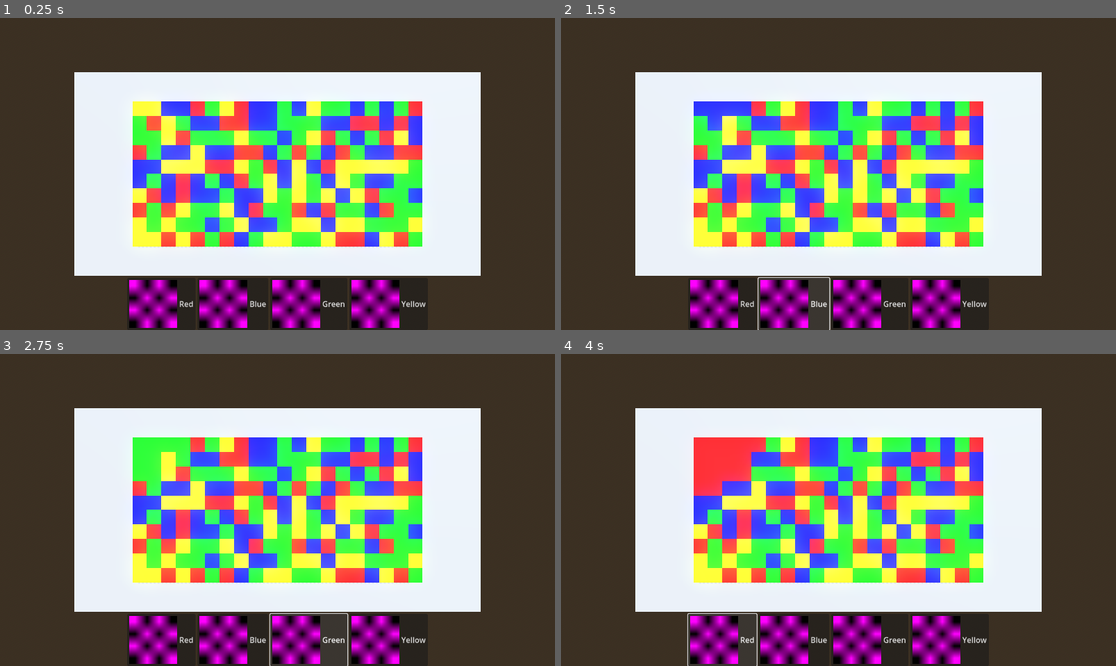
Above: before the commit, frames 1-4 (two rows, left to right).
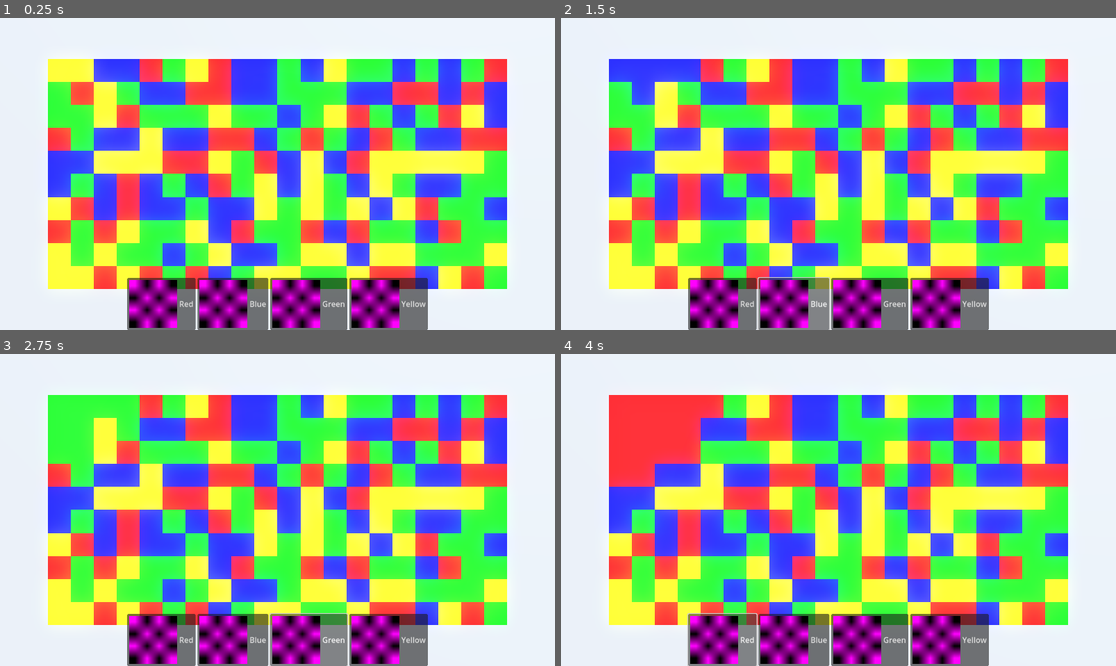
Above: after the commit, the same moments.

Repository: jarmibe7/FloodChess
Game: Godot game, scene res://scenes/levels/main_scene.tscn
Same seed, same stepped clock (60 frames per second), same inputs: the game is played once before the commit and once after it.
Inputs:
- Up to frame 1 (0.25 s): no input
- Up to frame 2 (1.5 s): click "Red" at 0.5 s; click "Blue" at 1.25 s
- Up to frame 3 (2.75 s): click "Green" at 2 s
- Up to frame 4 (4 s): click "Yellow" at 2.75 s; click "Red" at 3.5 s

The runs differ from the first frame. In frame 1, 90% of the frame differs, in the area x 0-100%, y 0-100%; in frame 2, 89%; in frame 3, 89%; in frame 4, 90%.

Commit message:
Orthographic camera

Diff:
--- a/scenes/levels/main_scene.tscn
+++ b/scenes/levels/main_scene.tscn
@@ -35,6 +35,8 @@
 
 [node name="Camera" type="Camera3D" parent="."]
 transform = Transform3D(1, 0, 0, 0, -4.37114e-08, 1, 0, -1, -4.37114e-08, 0, 15, 0)
+projection = 1
+size = 13.605
 
 [node name="Board" parent="." instance=ExtResource("1_ybdc1")]
 
